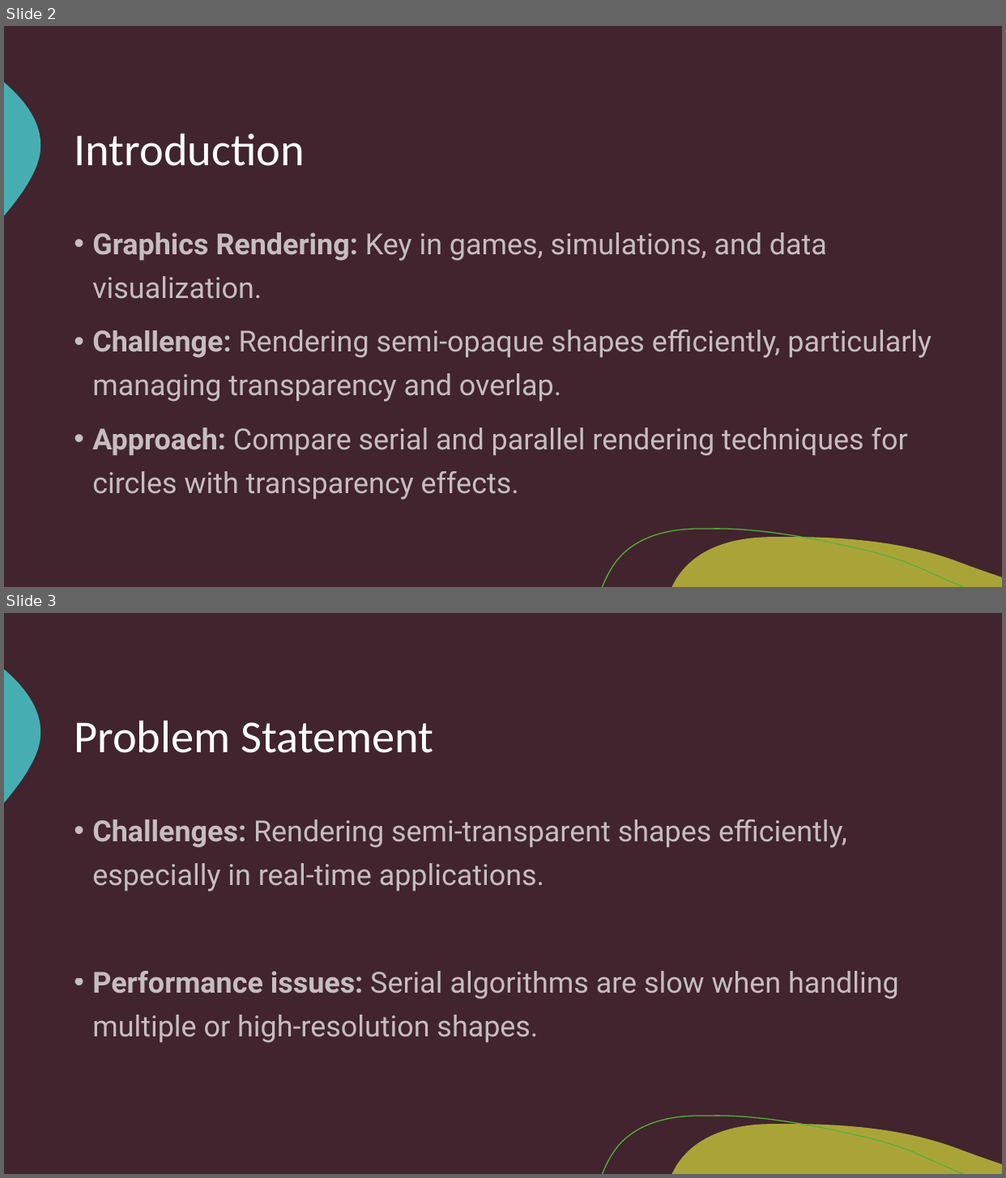
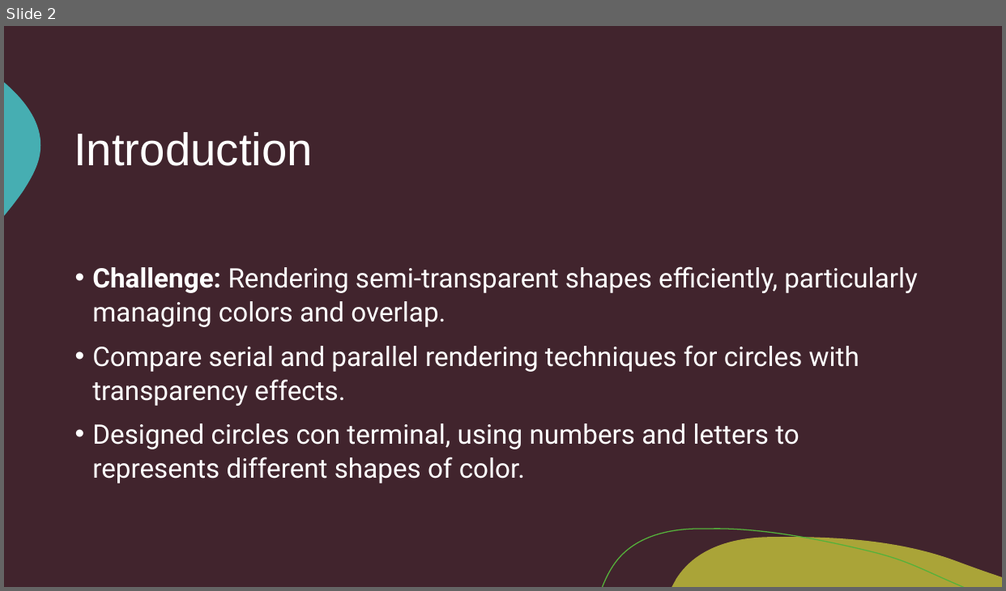
Before and after one commit to R-Marconi01/Renderer, a slide deck: Renderer.pptx. Shown one above the other, each under a label of ours: slides 2 and 3 before the commit, slide 2 after it. The pictures are 1006x1178 and 1006x591 pixels, drawn with LibreOffice and Linux fonts; fonts in the diff are those of the drawing. Boxes give left, top, right and bottom in pixels: in the first picture for what was removed or moved away, otherwise in the second. Text is boxed around its words. In the diff, an @@ line names an element or a change of style, - is before the commit and + after.

```diff
--- a/Renderer.pptx
+++ b/Renderer.pptx
@@ slide 3 removed at <box>4,613,1002,1174</box>, background #41242D; not listed: 3 template elements that a slide beside it also shows @@
@@ title removed at <box>74,720,433,753</box> @@
-Problem Statement
@@ text removed at <box>92,820,899,1043</box> @@
-• Challenges: Rendering semi-transparent shapes efficiently, especially in real-time applications.
-• Performance issues: Serial algorithms are slow when handling multiple or high-resolution shapes.
@@ slide 2 changed as well @@
@@ title "Introduction" at <box>74,132,313,166</box>: font Calibri to Arial @@
@@ text at <box>92,267,918,484</box>: text changed; size 28 to 25.9 pt; text colour #FFFFFF at 70% opacity to #FFFFFF @@
-• Graphics Rendering: Key in games, simulations, and data visualization.
-• Challenge: Rendering semi-opaque shapes efficiently, particularly managing transparency and overlap.
-• Approach: Compare serial and parallel rendering techniques for circles with transparency effects.
+• Challenge: Rendering semi-transparent shapes efficiently, particularly managing colors and overlap.
+• Compare serial and parallel rendering techniques for circles with transparency effects.
+• Designed circles con terminal, using numbers and letters to represents different shapes of color.
```
Also in this commit, not shown: 7 other slides changed, 1 slide added, 1 other slide removed, 1 other file.
